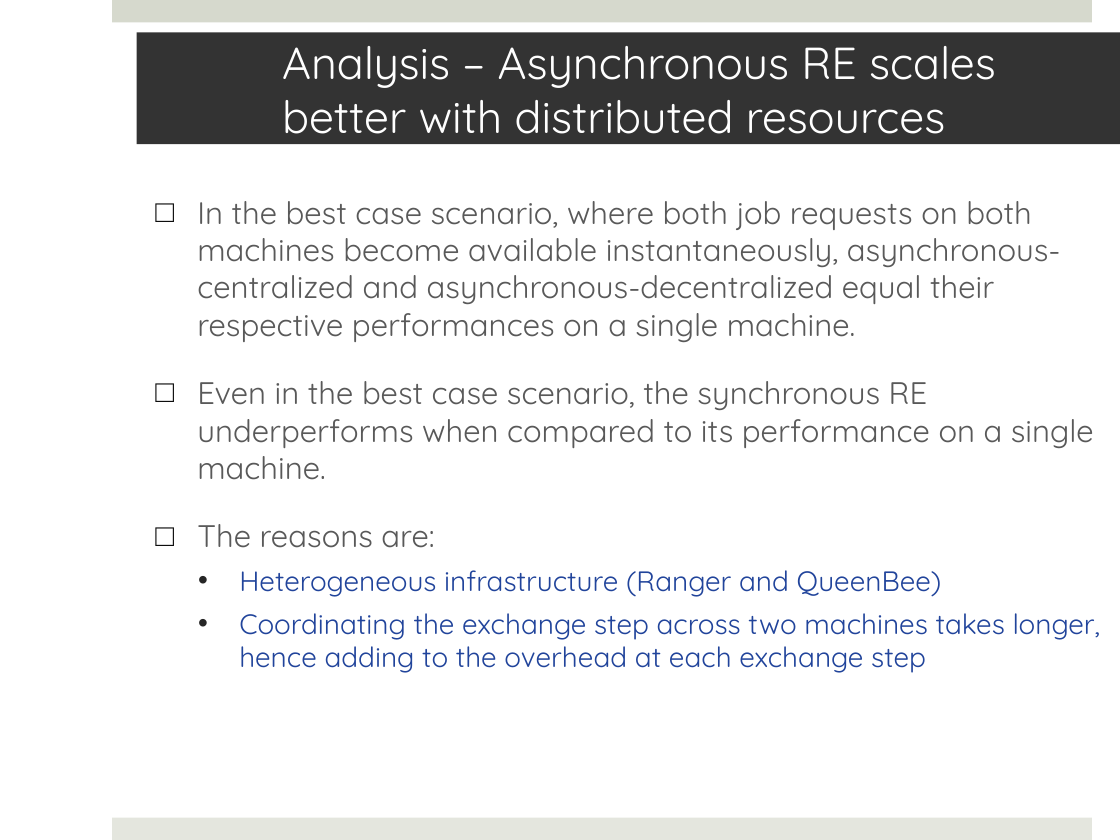
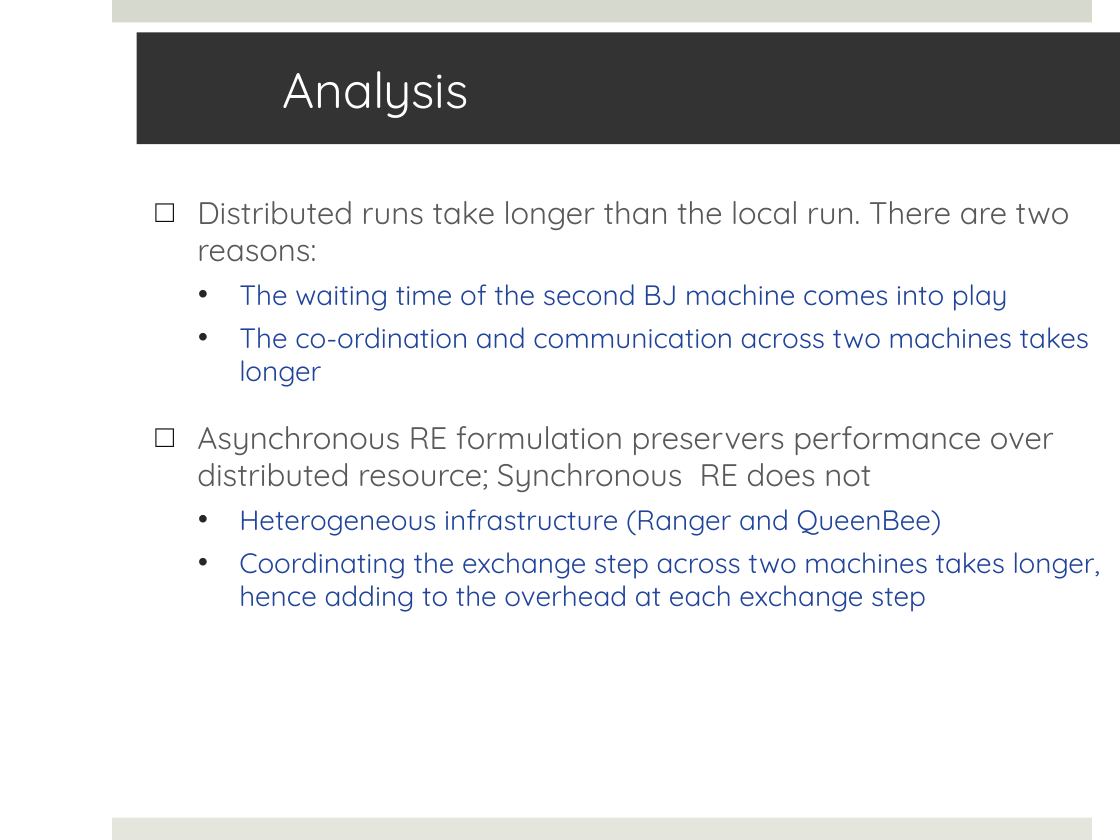
Before and after one commit to saga-project/saga-cpp-legacy-projects, a slide deck: slide 17 of papers/async-re/data/RE_ahm10.pptx (slide 18 before the commit). Drawn at 1120x840 pixels with LibreOffice and Linux fonts; fonts in the diff are those of the drawing; background and template pictures are left out. Boxes give left, top, right and bottom in pixels: in the first picture for what was removed or moved away, otherwise in the second. Text is boxed around its words. In the diff, an @@ line names an element or a change of style, - is before the commit and + after.

```diff
--- a/papers/async-re/data/RE_ahm10.pptx
+++ b/papers/async-re/data/RE_ahm10.pptx
@@ title at (282,71,469,118): text changed; size 28.8 to 32 pt @@
-Analysis – Asynchronous RE scales better with distributed resources
+Analysis
@@ text at (197,201,1089,492): text changed @@
-□ In the best case scenario, where both job requests on both machines become available instantaneously, asynchronous-centralized and asynchronous-decentralized equal their respective performances on a single machine.
-□ Even in the best case scenario, the synchronous RE underperforms when compared to its performance on a single machine.
-□ The reasons are:
+□ Distributed runs take longer than the local run. There are two reasons:
+  • The waiting time of the second BJ machine comes into play
+  • The co-ordination and communication across two machines takes longer
+□ Asynchronous RE formulation preservers performance over distributed resource; Synchronous RE does not
```
Also in this commit, not shown: 4 other slides changed, 1 slide added, 3 slides removed.
